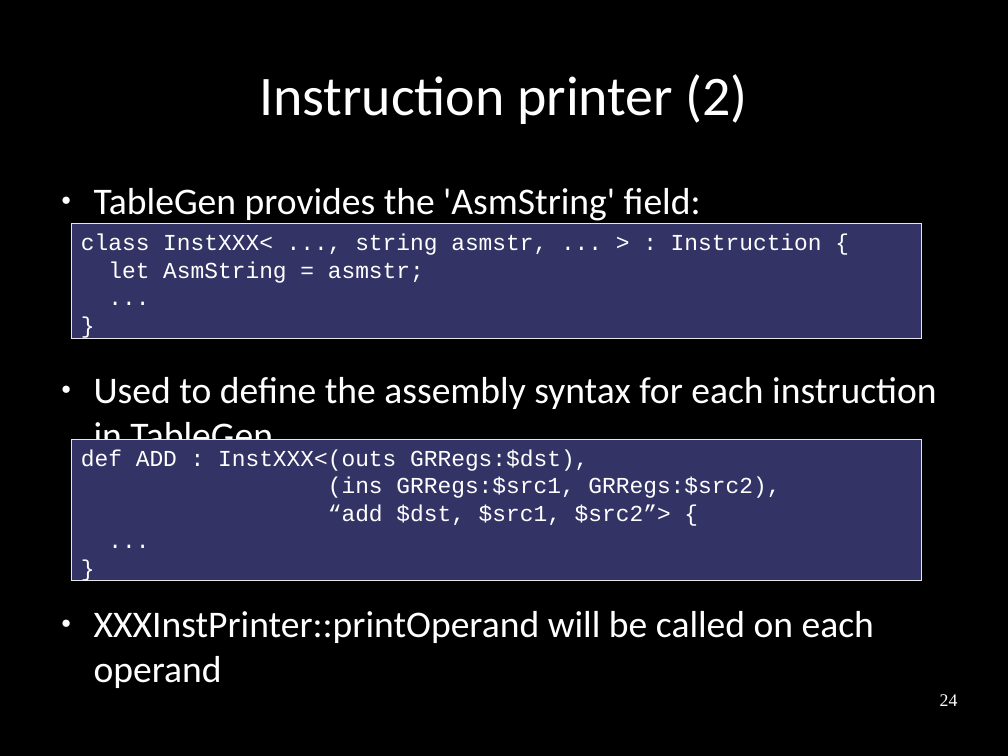
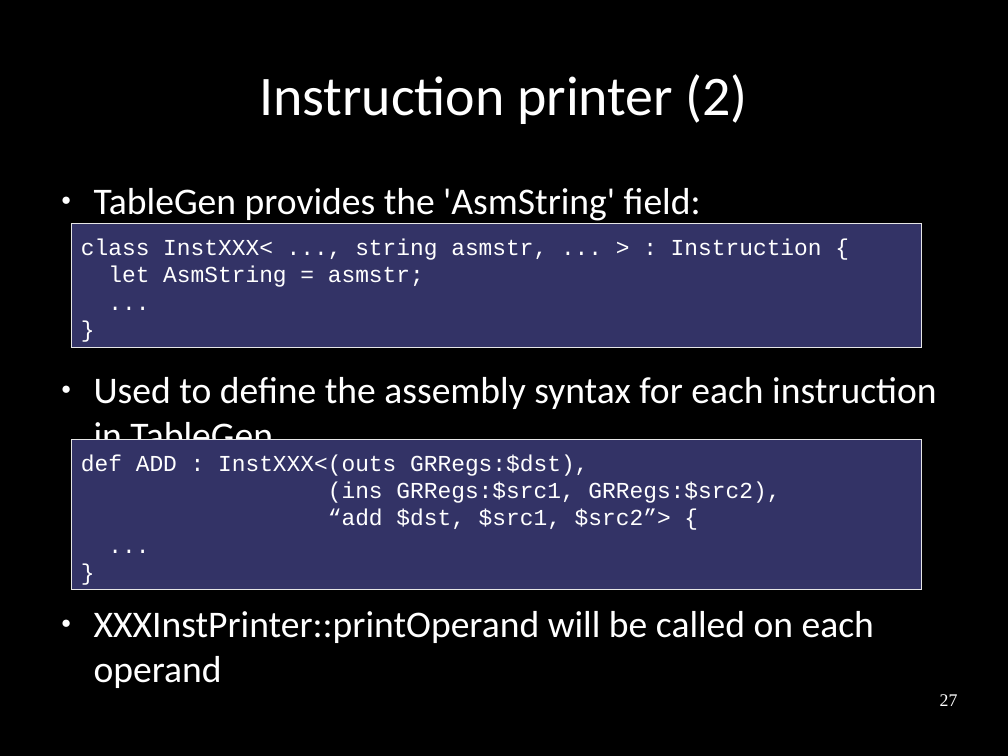
Before and after one commit to frasercrmck/llvm-leg, a slide deck: slide 27 of docs/Codeplay/Slides.odp (slide 24 before the commit). Drawn at 1008x756 pixels with LibreOffice and Linux fonts; fonts in the diff are those of the drawing. Boxes give left, top, right and bottom in pixels: in the first picture for what was removed or moved away, otherwise in the second. Text is boxed around its words. In the diff, an @@ line names an element or a change of style, - is before the commit and + after.

Commit message:
Describe simple instructions.

```diff
--- a/docs/Codeplay/Slides.odp
+++ b/docs/Codeplay/Slides.odp
@@ rectangle "class InstXXX< ..., string asmstr, ...": place and size @@
-rectangle "class InstXXX< ..., string asmstr, ..." at box(72, 223, 922, 338)
+rectangle "class InstXXX< ..., string asmstr, ..." at box(72, 223, 922, 348)
@@ rectangle "def ADD : InstXXX<(outs GRRegs:$dst),": place and size @@
-rectangle "def ADD : InstXXX<(outs GRRegs:$dst)," at box(72, 439, 922, 581)
+rectangle "def ADD : InstXXX<(outs GRRegs:$dst)," at box(72, 439, 922, 590)
@@ page number at box(940, 694, 958, 706): text changed @@
-24
+27
```
Also in this commit, not shown: 14 other slides changed, 4 slides added, 1 slide removed.
